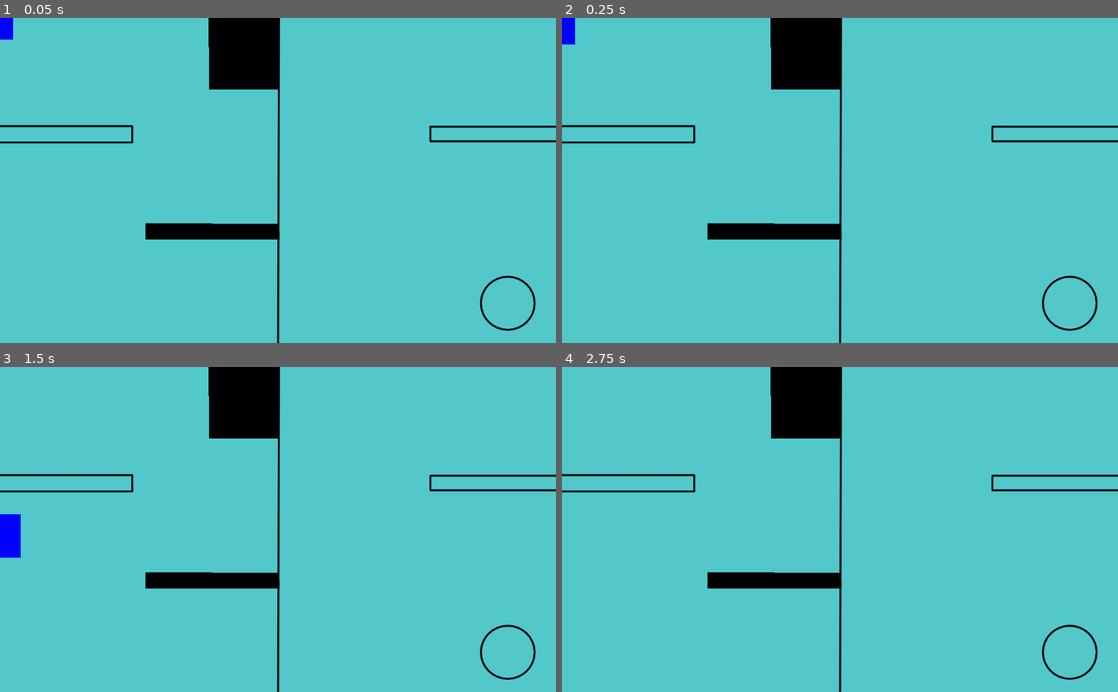
Above: before the commit, frames 1-4 (two rows, left to right).
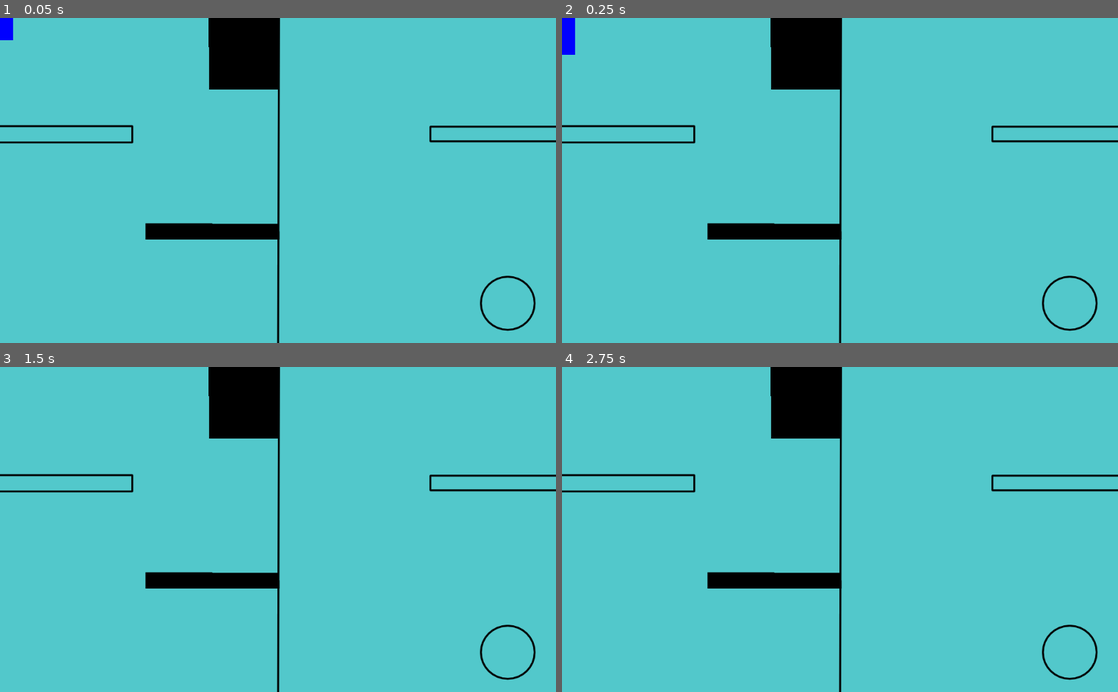
Above: after the commit, the same moments.

Repository: SanPug1/Prison-Break-Game
Game: Godot game, scene res://Everything.tscn
The game is run twice, just before and just after one commit, with the same random seed, the same clock (stepped at 60 frames per second) and the same inputs. Sound files missing from this copy of the repository are replaced by a short silence.
Inputs:
- Up to frame 1 (0.05 s): no input
- Up to frame 2 (0.25 s): no input
- Up to frame 3 (1.5 s): click "Start" at 0.5 s; hold Right (player_right) from 1.28 s (still down); hold Z (player_jump) from 1.28 s (still down)
- Up to frame 4 (2.75 s): release Right (player_right) at 2.03 s; release Z (player_jump) at 2.03 s; hold Left (player_left) from 2.03 s (still down); tap Z (player_jump) at 2.1, 2.27, 2.57 s

The runs differ from the first frame. In frame 1, less than 0.1% of the frame differs, in the area x 0-3%, y 6-7%; in frame 2, less than 0.1%; in frame 3, 0.5%, in the area x 0-4%, y 45-59%; in frame 4, nothing differs.

Commit message:
player move tweaks, motion test scene

Diff:
--- a/Entities/Player.gd
+++ b/Entities/Player.gd
@@ -1,27 +1,109 @@
 extends RigidBody2D
 
-export(float) var max_speed = 20.0
-export(float) var h_acceleration = 15.0
-export(float,0,1) var horizontal_drag=0.93
+# warning-ignore-all:unused_argument
 
-var in_air = true
-var moved_this_frame = false
+export(float) var horizontal_speed = 200.0
+export(float) var jump_strength = 350.0
+
+var can_jump = false
+var prepared_motion_this_frame = Vector2.ZERO
+
+var postitive_motion_multiplier = Vector2.ONE
+var negative_motion_multiplier = Vector2.ONE
+var all_motion_multiplier = Vector2.ONE
 
 func _ready():
 	pass
 
 func _process(_delta):
-	var controlledForce = Vector2.ZERO
-	moved_this_frame = false
+	prepared_motion_this_frame = Vector2.ZERO
 	if Input.is_action_pressed("player_left"):
-		controlledForce.x -= h_acceleration
-		moved_this_frame = true
+		prepared_motion_this_frame.x -= horizontal_speed
 	if Input.is_action_pressed("player_right"):
-		controlledForce.x += h_acceleration
-		moved_this_frame = true
-	controlledForce.x = clamp(controlledForce.x, -max_speed, max_speed)
-	apply_central_impulse(controlledForce)
+		prepared_motion_this_frame.x += horizontal_speed
+	if can_jump and Input.is_action_pressed("player_jump"):
+		prepared_motion_this_frame.y -= jump_strength
+		can_jump = false
 
 func _integrate_forces(_state):
-	if (!moved_this_frame):
-		linear_velocity.x *= horizontal_drag
+	linear_velocity.x = prepared_motion_this_frame.x
+	linear_velocity.y += prepared_motion_this_frame.y
+	# Apply Motion Multipliers
+
+	if (linear_velocity.x > 0):
+		linear_velocity.x *= postitive_motion_multiplier.x
+	else:
+		linear_velocity.x *= negative_motion_multiplier.x
+
+	if (linear_velocity.y > 0):
+		linear_velocity.y *= postitive_motion_multiplier.y
+	else:
+		linear_velocity.y *= negative_motion_multiplier.y
+
+	linear_velocity.x *= all_motion_multiplier.x
+	linear_velocity.y *= all_motion_multiplier.y
+
+func _on_Collision_Detected(body_rid, body, body_shape_index, local_shape_index):
+	print("Collision Detected")
+	var collider = shape_owner_get_owner(local_shape_index)
+	if collider == $Detect_Bottom:
+		_on_Down_Collide(body_rid, body, body_shape_index, local_shape_index)
+	elif collider == $Detect_Top:
+		_on_Up_Collide(body_rid, body, body_shape_index, local_shape_index)
+	elif collider == $Detect_Left:
+		_on_Left_Collide(body_rid, body, body_shape_index, local_shape_index)
+	elif collider == $Detect_Right:
+		_on_Right_Collide(body_rid, body, body_shape_index, local_shape_index)
+	else:
+		_on_General_Collide(body_rid, body, body_shape_index, local_shape_index)
+
+func _on_Down_Collide(body_rid, body, body_shape_index, local_shape_index):
+	print("Collision Down")
+	can_jump = true
+
+func _on_Up_Collide(body_rid, body, body_shape_index, local_shape_index):
+	print("Collision Up")
+
+func _on_Left_Collide(body_rid, body, body_shape_index, local_shape_index):
+	print("Collision Left")
+	negative_motion_multiplier.x = 0
+
+func _on_Right_Collide(body_rid, body, body_shape_index, local_shape_index):
+	print("Collision Right")
+	postitive_motion_multiplier.x = 0
+
+func _on_General_Collide(body_rid, body, body_shape_index, local_shape_index):
+	print("Collision General")
+
+func _on_Collision_Ended(body_rid, body, body_shape_index, local_shape_index):
+	print("Collision Ended")
+	var collider = shape_owner_get_owner(local_shape_index)
+	if collider == $Detect_Bottom:
+		_on_Down_Collide_End(body_rid, body, body_shape_index, local_shape_index)
+	elif collider == $Detect_Top:
+		_on_Up_Collide_End(body_rid, body, body_shape_index, local_shape_index)
+	elif collider == $Detect_Left:
+		_on_Left_Collide_End(body_rid, body, body_shape_index, local_shape_index)
+	elif collider == $Detect_Right:
+		_on_Right_Collide_End(body_rid, body, body_shape_index, local_shape_index)
+	else:
+		_on_General_Collide_End(body_rid, body, body_shape_index, local_shape_index)
+
+func _on_Down_Collide_End(body_rid, body, body_shape_index, local_shape_index):
+	print("Collision Down")
+	can_jump = false
+
+func _on_Up_Collide_End(body_rid, body, body_shape_index, local_shape_index):
+	print("Collision Up")
+
+func _on_Left_Collide_End(body_rid, body, body_shape_index, local_shape_index):
+	print("Collision Left")
+	negative_motion_multiplier.x = 1
+
+func _on_Right_Collide_End(body_rid, body, body_shape_index, local_shape_index):
+	print("Collision Right")
+	postitive_motion_multiplier.x = 1
+
+func _on_General_Collide_End(body_rid, body, body_shape_index, local_shape_index):
+	print("Collision General")
+	pass
--- a/Entities/Player.tscn
+++ b/Entities/Player.tscn
@@ -1,13 +1,31 @@
-[gd_scene load_steps=3 format=2]
+[gd_scene load_steps=7 format=2]
 
 [ext_resource path="res://Entities/Player.gd" type="Script" id=1]
 
-[sub_resource type="RectangleShape2D" id=1]
+[sub_resource type="RectangleShape2D" id=6]
 extents = Vector2( 24, 40 )
+
+[sub_resource type="SegmentShape2D" id=2]
+a = Vector2( -23, 0 )
+b = Vector2( 23, 0 )
+
+[sub_resource type="SegmentShape2D" id=3]
+a = Vector2( -39, 0 )
+b = Vector2( 39, 0 )
+
+[sub_resource type="SegmentShape2D" id=4]
+a = Vector2( -39, 0 )
+b = Vector2( 39, 0 )
+
+[sub_resource type="SegmentShape2D" id=5]
+a = Vector2( -23, 0 )
+b = Vector2( 23, 0 )
 
 [node name="Player" type="RigidBody2D"]
 mode = 2
-gravity_scale = 3.0
+gravity_scale = 10.0
+contacts_reported = 6
+contact_monitor = true
 script = ExtResource( 1 )
 
 [node name="Box" type="Polygon2D" parent="."]
@@ -15,4 +33,31 @@
 polygon = PoolVector2Array( -24, -40, 24, -40, 24, 40, -24, 40 )
 
 [node name="Collider" type="CollisionShape2D" parent="."]
-shape = SubResource( 1 )
+shape = SubResource( 6 )
+disabled = true
+
+[node name="Detect_Bottom" type="CollisionShape2D" parent="."]
+position = Vector2( 0, 40 )
+rotation = -3.14159
+shape = SubResource( 2 )
+one_way_collision = true
+
+[node name="Detect_Right" type="CollisionShape2D" parent="."]
+position = Vector2( 24, 0 )
+rotation = 1.5708
+shape = SubResource( 3 )
+one_way_collision = true
+
+[node name="Detect_Left" type="CollisionShape2D" parent="."]
+position = Vector2( -24, 0 )
+rotation = 4.71239
+shape = SubResource( 4 )
+one_way_collision = true
+
+[node name="Detect_Top" type="CollisionShape2D" parent="."]
+position = Vector2( 0, -40 )
+shape = SubResource( 5 )
+one_way_collision = true
+
+[connection signal="body_shape_entered" from="." to="." method="_on_Collision_Detected"]
+[connection signal="body_shape_exited" from="." to="." method="_on_Collision_Ended"]
--- /dev/null
+++ b/Testing/Movement Test.gd
@@ -0,0 +1,16 @@
+extends Node2D
+
+func _ready():
+	pass
+
+func _process(_delta):
+	var mmP = $Player.postitive_motion_multiplier
+	var mmN = $Player.negative_motion_multiplier
+	var mmA = $Player.all_motion_multiplier
+	$Info/Label.text = "Multipliers:"
+	$Info/Label.text += "\n+x: " + str(mmP.x)
+	$Info/Label.text += "\n+y: " + str(mmP.y)
+	$Info/Label.text += "\n-x: " + str(mmN.x)
+	$Info/Label.text += "\n-y: " + str(mmN.y)
+	$Info/Label.text += "\nx: " + str(mmA.x)
+	$Info/Label.text += "\ny: " + str(mmA.y)
--- /dev/null
+++ b/Testing/Movement Test.tscn
@@ -0,0 +1,77 @@
+[gd_scene load_steps=8 format=2]
+
+[ext_resource path="res://Entities/Player.tscn" type="PackedScene" id=1]
+[ext_resource path="res://Testing/Movement Test.gd" type="Script" id=2]
+
+[sub_resource type="RectangleShape2D" id=1]
+extents = Vector2( 512, 60 )
+
+[sub_resource type="RectangleShape2D" id=2]
+extents = Vector2( 56, 176 )
+
+[sub_resource type="RectangleShape2D" id=3]
+extents = Vector2( 8, 136 )
+
+[sub_resource type="RectangleShape2D" id=4]
+extents = Vector2( 248, 8 )
+
+[sub_resource type="RectangleShape2D" id=5]
+extents = Vector2( 180, 8 )
+
+[node name="Movement Test" type="Node2D"]
+script = ExtResource( 2 )
+
+[node name="Player" parent="." instance=ExtResource( 1 )]
+position = Vector2( 512, 300 )
+gravity_scale = 4.0
+
+[node name="Polygon2D" type="Polygon2D" parent="."]
+position = Vector2( 512, 544 )
+polygon = PoolVector2Array( -512, -416, -400, -416, -400, -192, -40, -192, -40, -176, -400, -176, -400, -64, 128, -64, 128, -336, -240, -336, -240, -352, 256, -352, 256, -336, 144, -336, 144, -64, 512, -64, 512, 56, -512, 56 )
+
+[node name="StaticBody2D" type="StaticBody2D" parent="."]
+position = Vector2( 512, 544 )
+
+[node name="CollisionShape2D" type="CollisionShape2D" parent="StaticBody2D"]
+position = Vector2( 0, -4 )
+shape = SubResource( 1 )
+
+[node name="StaticBody2D2" type="StaticBody2D" parent="."]
+
+[node name="CollisionShape2D" type="CollisionShape2D" parent="StaticBody2D2"]
+position = Vector2( 56, 304 )
+shape = SubResource( 2 )
+
+[node name="StaticBody2D3" type="StaticBody2D" parent="."]
+
+[node name="CollisionShape2D2" type="CollisionShape2D" parent="StaticBody2D3"]
+position = Vector2( 648, 344 )
+shape = SubResource( 3 )
+
+[node name="StaticBody2D4" type="StaticBody2D" parent="."]
+
+[node name="CollisionShape2D3" type="CollisionShape2D" parent="StaticBody2D4"]
+position = Vector2( 520, 200 )
+shape = SubResource( 4 )
+
+[node name="StaticBody2D5" type="StaticBody2D" parent="."]
+
+[node name="CollisionShape2D4" type="CollisionShape2D" parent="StaticBody2D5"]
+position = Vector2( 292, 360 )
+shape = SubResource( 5 )
+
+[node name="Info" type="Node2D" parent="."]
+position = Vector2( 512, 64 )
+
+[node name="Label" type="Label" parent="Info"]
+margin_left = -128.0
+margin_top = -48.0
+margin_right = 128.0
+margin_bottom = 80.0
+text = "Multipliers:
++x:
++y:
+-x:
+-y:
+x:
+y:"
